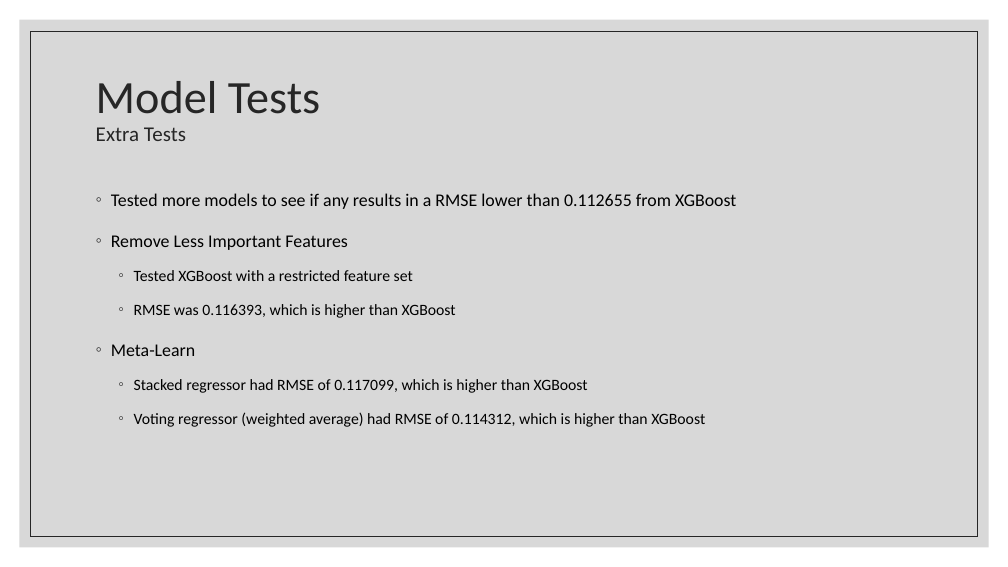
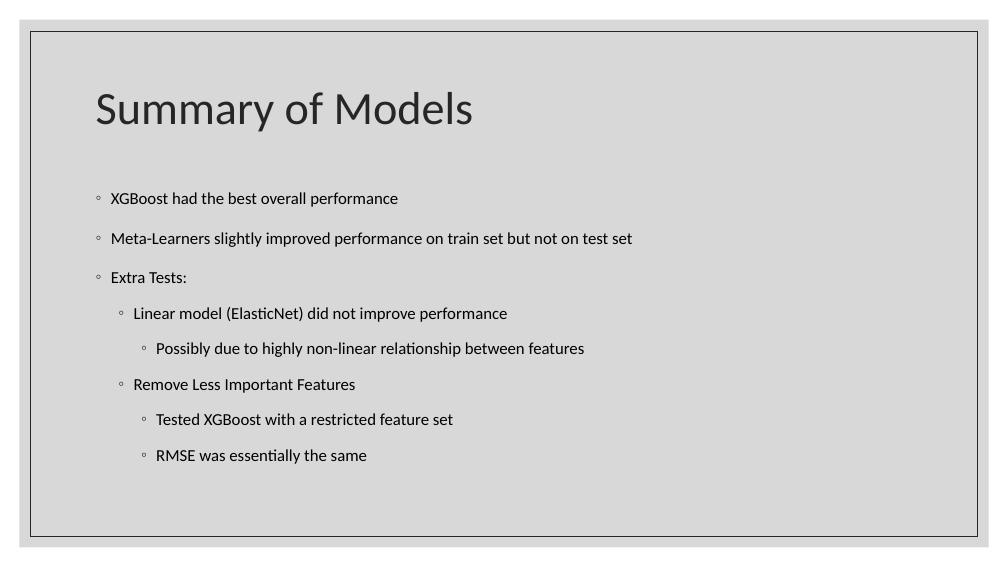
Before and after one commit to WilliamJHan/AmesHousePriceML, a slide deck: slide 12 of Ames House Price Prediction.pptx (slide 14 before the commit). Drawn at 1008x567 pixels with LibreOffice and Linux fonts; fonts in the diff are those of the drawing. Boxes give left, top, right and bottom in pixels: in the first picture for what was removed or moved away, otherwise in the second. Text is boxed around its words. In the diff, an @@ line names an element or a change of style, - is before the commit and + after.

```diff
--- a/Ames House Price Prediction.pptx
+++ b/Ames House Price Prediction.pptx
@@ title at [96, 92, 474, 132]: text changed @@
-Model Tests
-Extra Tests
+Summary of Models
@@ text at [111, 192, 632, 357]: text changed; size 17 to 16 pt @@
-◦ Tested more models to see if any results in a RMSE lower than 0.112655 from XGBoost
+◦ XGBoost had the best overall performance
+◦ Meta-Learners slightly improved performance on train set but not on test set
+◦ Extra Tests:
+  ◦ Linear model (ElasticNet) did not improve performance
+    ◦ Possibly due to highly non-linear relationship between features
@@ text at [134, 379, 453, 425]: size 17 to 16 pt in "Remove Less Important Features"; size 15 to 16 pt in "Tested XGBoost with a restricted feature set"; list level 1 to 2 in "Remove Less Important Features"; list level 2 to 3 in "Tested XGBoost with a restricted ..." @@
@@ text at [156, 449, 367, 464]: text changed; size 15 to 16 pt @@
-  ◦ RMSE was 0.116393, which is higher than XGBoost
-◦ Meta-Learn
-  ◦ Stacked regressor had RMSE of 0.117099, which is higher than XGBoost
-  ◦ Voting regressor (weighted average) had RMSE of 0.114312, which is higher than XGBoost
+    ◦ RMSE was essentially the same
```
Also in this commit, not shown: 5 other slides changed, 4 slides added, 4 slides removed, 19 other files.
